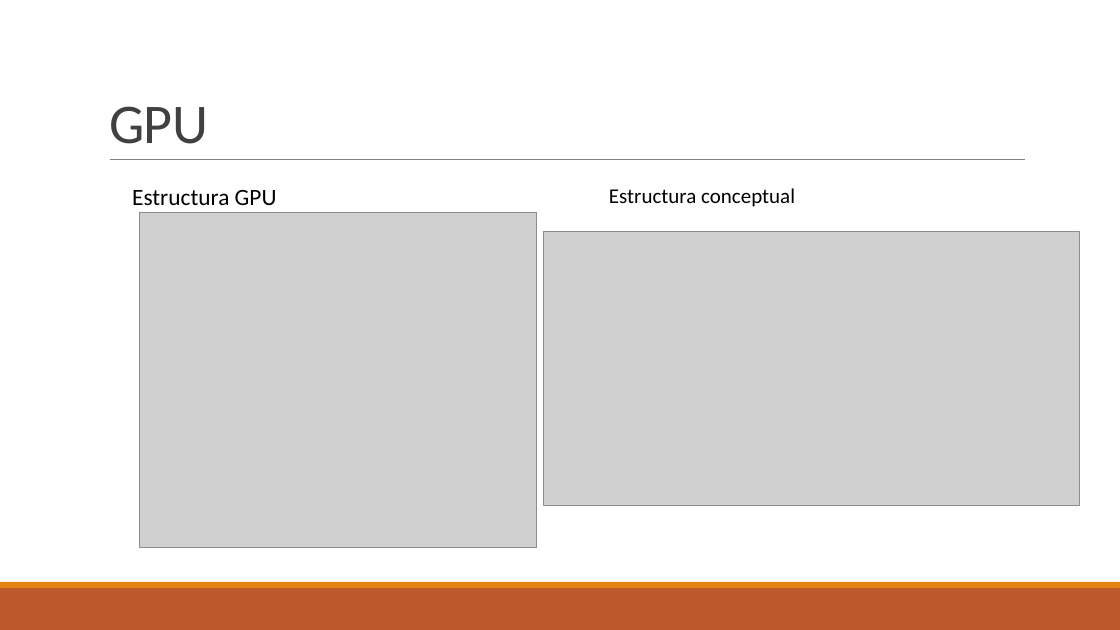
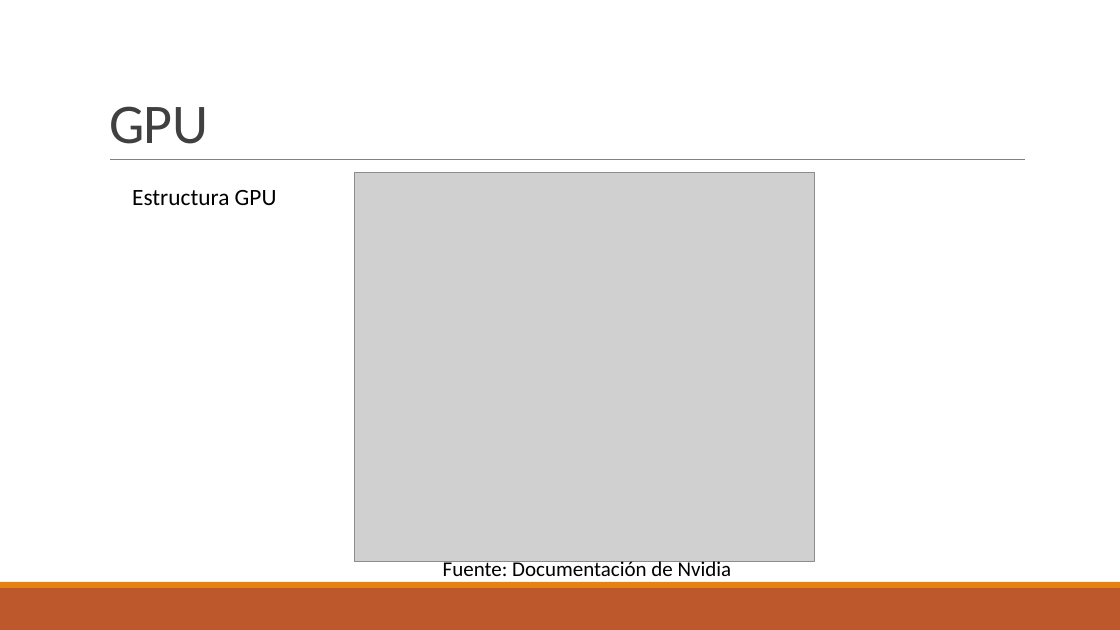
Before and after one commit to juanjo1213/TFG-FDTD, a slide deck: slide 9 of Diapositivas/FDTD.pptx (slide 15 before the commit). Drawn at 1120x630 pixels with LibreOffice and Linux fonts; fonts in the diff are those of the drawing; grey boxes stand for pictures. Boxes give left, top, right and bottom in pixels: in the first picture for what was removed or moved away, otherwise in the second. Text is boxed around its words. In the diff, an @@ line names an element or a change of style, - is before the commit and + after.

```diff
--- a/Diapositivas/FDTD.pptx
+++ b/Diapositivas/FDTD.pptx
@@ picture: place and size @@
-picture at (139, 213, 536, 549)
+picture at (355, 172, 815, 562)
@@ text removed at (609, 188, 795, 207) @@
-Estructura conceptual
@@ picture removed at (544, 231, 1080, 506) @@
@@ text added at (443, 558, 732, 576), 18 pt, text #000000 @@
+Fuente: Documentación de Nvidia
```
Also in this commit, not shown: 7 other slides changed, 1 slide added, 8 slides removed, 6 other files.
